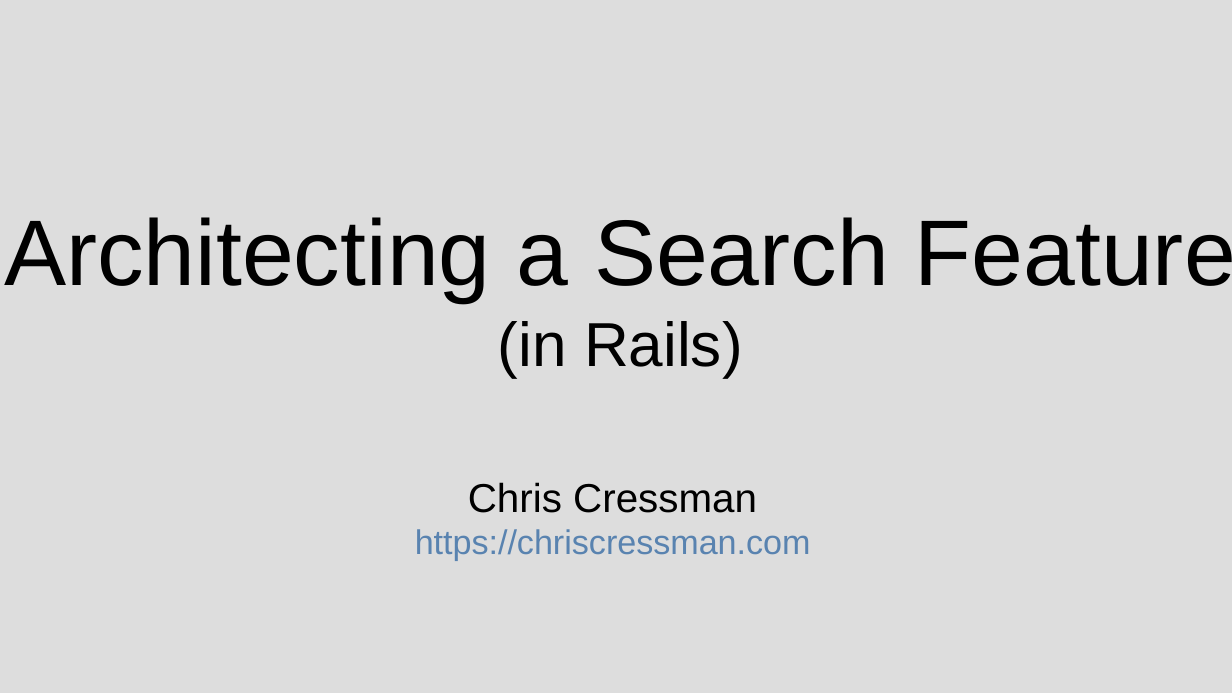
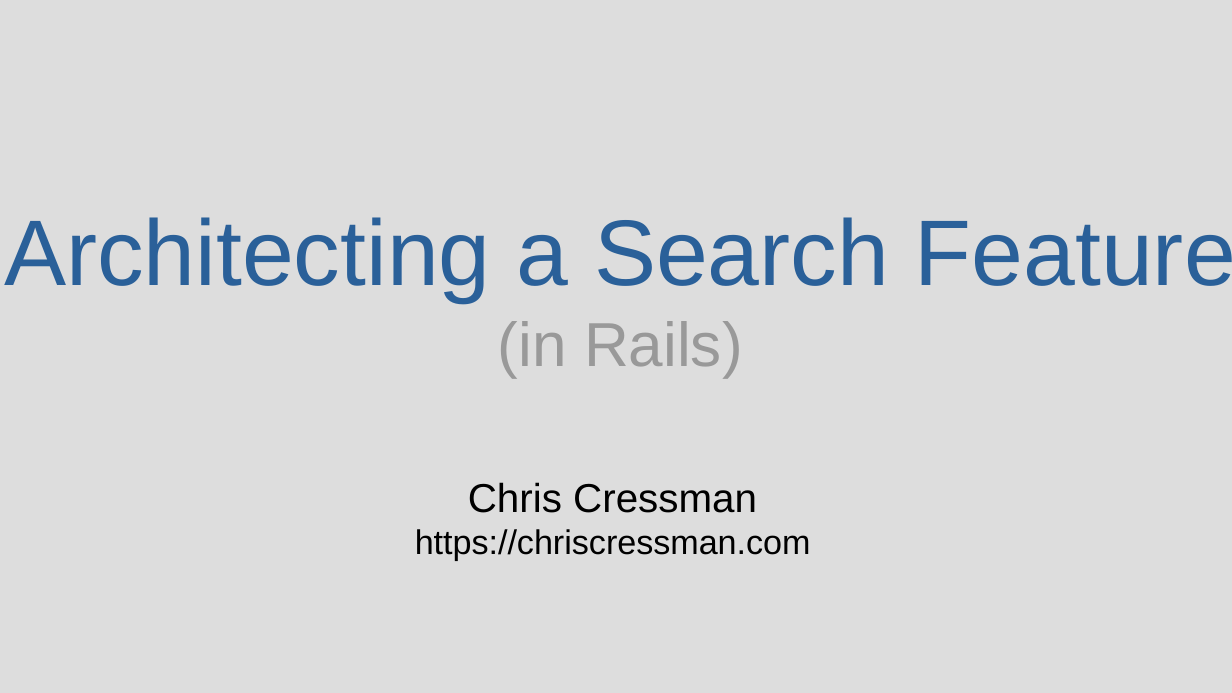
Before and after one commit to chriscressman/architecting-a-search-feature, a slide deck: slide 1 of presentation.odp. Drawn at 1232x693 pixels with LibreOffice and Linux fonts; fonts in the diff are those of the drawing. Boxes give left, top, right and bottom in pixels: in the first picture for what was removed or moved away, otherwise in the second. Text is boxed around its words. In the diff, an @@ line names an element or a change of style, - is before the commit and + after.

```diff
--- a/presentation.odp
+++ b/presentation.odp
@@ subtitle "Architecting a Search Feature" at box(4, 217, 1232, 377): text colour #000000 to #2A6099 in "Architecting a Search Feature"; text colour #000000 to #999999 in "(in Rails)" @@
@@ text at box(415, 529, 811, 561): text colour #5983B0 to #000000 in "https://chriscressman.com" @@
```
Also in this commit, not shown: 3 other slides changed.
